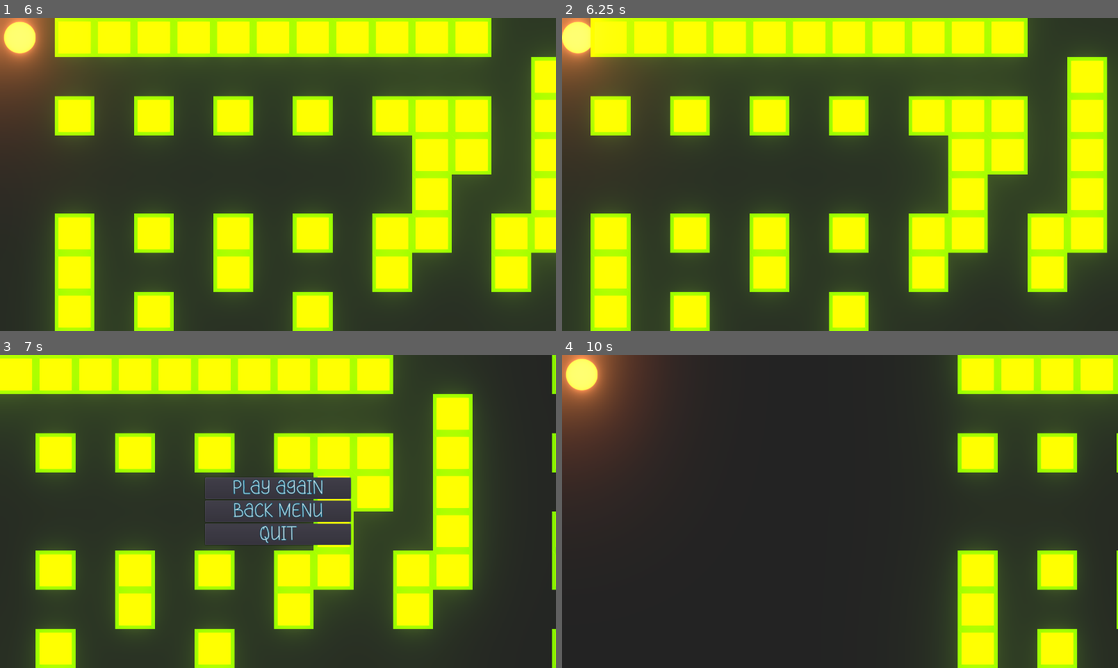
Above: before the commit, frames 1-4 (two rows, left to right).
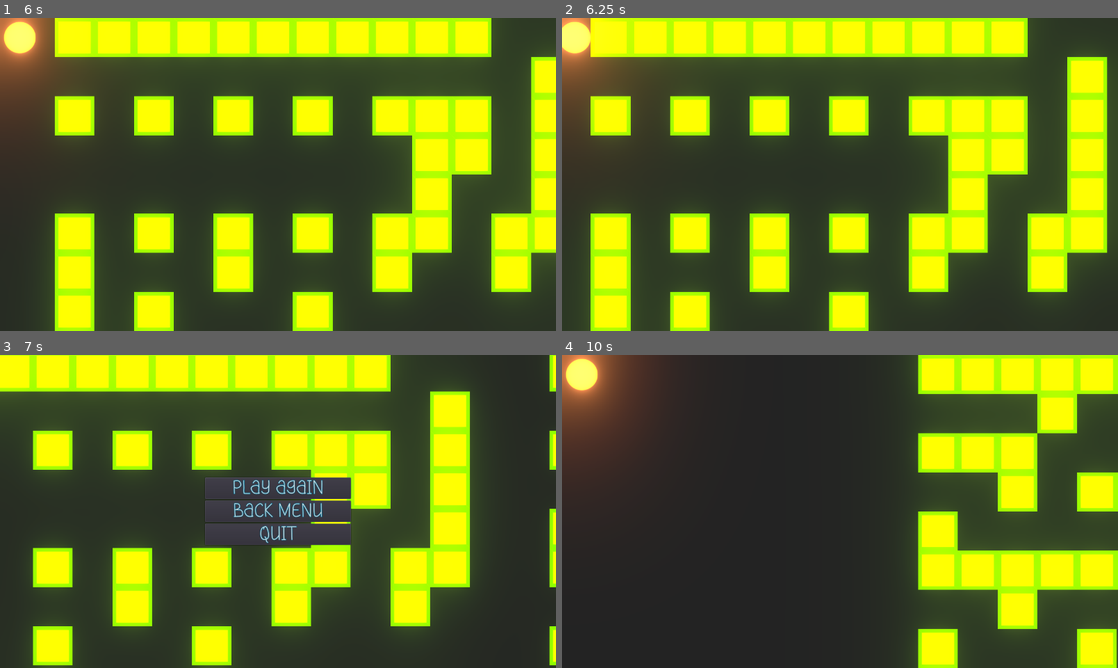
Above: after the commit, the same moments.

Repository: TheIcySpark/Think-Fast
Game: Godot game, scene res://juego/juego.tscn
Same seed, same stepped clock (60 frames per second), same inputs: the game is played once before the commit and once after it.
Inputs:
- Up to frame 1 (6 s): tap Enter at 0.5 s
- Up to frame 2 (6.25 s): no input
- Up to frame 3 (7 s): no input
- Up to frame 4 (10 s): click "Play again" at 7.25 s; tap Space at 8 s

Frame 1 is identical in both runs. In frame 2, 0.1% of the frame differs, in the area x 0-6%, y 0-12%; in frame 3, 13%; in frame 4, 17%, in the area x 63-100%, y 0-100%.

Commit message:
nuevo patron obstaculos

Diff:
--- a/Obstaculos/Pared.tscn
+++ b/Obstaculos/Pared.tscn
@@ -7,7 +7,6 @@
 
 [node name="Pared" type="KinematicBody2D"]
 collision_layer = 2
-collision/safe_margin = 10.0
 __meta__ = {
 "_edit_group_": true
 }
--- /dev/null
+++ b/Obstaculos/patrones/PatronObstaculos3.tscn
@@ -0,0 +1,180 @@
+[gd_scene load_steps=3 format=2]
+
+[ext_resource path="res://Obstaculos/PatronObstaculosBase.tscn" type="PackedScene" id=1]
+[ext_resource path="res://Obstaculos/Pared.tscn" type="PackedScene" id=2]
+
+[node name="PatronObstaculos3" instance=ExtResource( 1 )]
+
+[node name="Pared" parent="Paredes" index="0" instance=ExtResource( 2 )]
+position = Vector2( 48, 48 )
+
+[node name="Pared2" parent="Paredes" index="1" instance=ExtResource( 2 )]
+position = Vector2( 48, 336 )
+
+[node name="Pared4" parent="Paredes" index="2" instance=ExtResource( 2 )]
+position = Vector2( 48, 480 )
+
+[node name="Pared5" parent="Paredes" index="3" instance=ExtResource( 2 )]
+position = Vector2( 48, 624 )
+
+[node name="Pared6" parent="Paredes" index="4" instance=ExtResource( 2 )]
+position = Vector2( 240, 624 )
+
+[node name="Pared7" parent="Paredes" index="5" instance=ExtResource( 2 )]
+position = Vector2( 240, 720 )
+
+[node name="Pared8" parent="Paredes" index="6" instance=ExtResource( 2 )]
+position = Vector2( 240, 480 )
+
+[node name="Pared9" parent="Paredes" index="7" instance=ExtResource( 2 )]
+position = Vector2( 240, 336 )
+
+[node name="Pared10" parent="Paredes" index="8" instance=ExtResource( 2 )]
+position = Vector2( 240, 240 )
+
+[node name="Pared11" parent="Paredes" index="9" instance=ExtResource( 2 )]
+position = Vector2( 432, 144 )
+
+[node name="Pared12" parent="Paredes" index="10" instance=ExtResource( 2 )]
+position = Vector2( 528, 144 )
+
+[node name="Pared13" parent="Paredes" index="11" instance=ExtResource( 2 )]
+position = Vector2( 624, 144 )
+
+[node name="Pared14" parent="Paredes" index="12" instance=ExtResource( 2 )]
+position = Vector2( 720, 144 )
+
+[node name="Pared15" parent="Paredes" index="13" instance=ExtResource( 2 )]
+position = Vector2( 816, 144 )
+
+[node name="Pared16" parent="Paredes" index="14" instance=ExtResource( 2 )]
+position = Vector2( 432, 336 )
+
+[node name="Pared17" parent="Paredes" index="15" instance=ExtResource( 2 )]
+position = Vector2( 432, 240 )
+
+[node name="Pared18" parent="Paredes" index="16" instance=ExtResource( 2 )]
+position = Vector2( 528, 336 )
+
+[node name="Pared19" parent="Paredes" index="17" instance=ExtResource( 2 )]
+position = Vector2( 624, 336 )
+
+[node name="Pared20" parent="Paredes" index="18" instance=ExtResource( 2 )]
+position = Vector2( 720, 336 )
+
+[node name="Pared21" parent="Paredes" index="19" instance=ExtResource( 2 )]
+position = Vector2( 816, 336 )
+
+[node name="Pared22" parent="Paredes" index="20" instance=ExtResource( 2 )]
+position = Vector2( 432, 528 )
+
+[node name="Pared23" parent="Paredes" index="21" instance=ExtResource( 2 )]
+position = Vector2( 528, 528 )
+
+[node name="Pared24" parent="Paredes" index="22" instance=ExtResource( 2 )]
+position = Vector2( 432, 720 )
+
+[node name="Pared25" parent="Paredes" index="23" instance=ExtResource( 2 )]
+position = Vector2( 528, 720 )
+
+[node name="Pared26" parent="Paredes" index="24" instance=ExtResource( 2 )]
+position = Vector2( 624, 720 )
+
+[node name="Pared27" parent="Paredes" index="25" instance=ExtResource( 2 )]
+position = Vector2( 720, 720 )
+
+[node name="Pared28" parent="Paredes" index="26" instance=ExtResource( 2 )]
+position = Vector2( 816, 720 )
+
+[node name="Pared29" parent="Paredes" index="27" instance=ExtResource( 2 )]
+position = Vector2( 912, 720 )
+
+[node name="Pared30" parent="Paredes" index="28" instance=ExtResource( 2 )]
+position = Vector2( 1008, 720 )
+
+[node name="Pared31" parent="Paredes" index="29" instance=ExtResource( 2 )]
+position = Vector2( 1008, 624 )
+
+[node name="Pared32" parent="Paredes" index="30" instance=ExtResource( 2 )]
+position = Vector2( 1008, 528 )
+
+[node name="Pared33" parent="Paredes" index="31" instance=ExtResource( 2 )]
+position = Vector2( 1008, 432 )
+
+[node name="Pared34" parent="Paredes" index="32" instance=ExtResource( 2 )]
+position = Vector2( 912, 528 )
+
+[node name="Pared35" parent="Paredes" index="33" instance=ExtResource( 2 )]
+position = Vector2( 768, 528 )
+
+[node name="Pared37" parent="Paredes" index="34" instance=ExtResource( 2 )]
+position = Vector2( 912, 48 )
+
+[node name="Pared38" parent="Paredes" index="35" instance=ExtResource( 2 )]
+position = Vector2( 1104, 336 )
+
+[node name="Pared39" parent="Paredes" index="36" instance=ExtResource( 2 )]
+position = Vector2( 1200, 240 )
+
+[node name="Pared40" parent="Paredes" index="37" instance=ExtResource( 2 )]
+position = Vector2( 1200, 144 )
+
+[node name="Pared41" parent="Paredes" index="38" instance=ExtResource( 2 )]
+position = Vector2( 1440, 336 )
+
+[node name="Pared55" parent="Paredes" index="39" instance=ExtResource( 2 )]
+position = Vector2( 1536, 432 )
+
+[node name="Pared42" parent="Paredes" index="40" instance=ExtResource( 2 )]
+position = Vector2( 1440, 48 )
+
+[node name="Pared44" parent="Paredes" index="41" instance=ExtResource( 2 )]
+position = Vector2( 1632, 240 )
+
+[node name="Pared45" parent="Paredes" index="42" instance=ExtResource( 2 )]
+position = Vector2( 1728, 336 )
+
+[node name="Pared46" parent="Paredes" index="43" instance=ExtResource( 2 )]
+position = Vector2( 1824, 432 )
+
+[node name="Pared47" parent="Paredes" index="44" instance=ExtResource( 2 )]
+position = Vector2( 1824, 528 )
+
+[node name="Pared48" parent="Paredes" index="45" instance=ExtResource( 2 )]
+position = Vector2( 1728, 624 )
+
+[node name="Pared49" parent="Paredes" index="46" instance=ExtResource( 2 )]
+position = Vector2( 1632, 624 )
+
+[node name="Pared50" parent="Paredes" index="47" instance=ExtResource( 2 )]
+position = Vector2( 1344, 336 )
+
+[node name="Pared51" parent="Paredes" index="48" instance=ExtResource( 2 )]
+position = Vector2( 1728, 768 )
+
+[node name="Pared52" parent="Paredes" index="49" instance=ExtResource( 2 )]
+position = Vector2( 1440, 624 )
+
+[node name="Pared53" parent="Paredes" index="50" instance=ExtResource( 2 )]
+position = Vector2( 1344, 528 )
+
+[node name="Pared56" parent="Paredes" index="51" instance=ExtResource( 2 )]
+position = Vector2( 1248, 528 )
+
+[node name="Pared57" parent="Paredes" index="52" instance=ExtResource( 2 )]
+position = Vector2( 1344, 624 )
+
+[node name="Pared54" parent="Paredes" index="53" instance=ExtResource( 2 )]
+position = Vector2( 1296, 240 )
+
+[node name="Pared43" parent="Paredes" index="54" instance=ExtResource( 2 )]
+position = Vector2( 1536, 144 )
+
+[node name="Pared36" parent="Paredes" index="55" instance=ExtResource( 2 )]
+position = Vector2( 624, 528 )
+
+[node name="Pared3" parent="Paredes" index="56" instance=ExtResource( 2 )]
+position = Vector2( 48, 192 )
+
+[node name="posicionSiguiente" parent="." index="1"]
+position = Vector2( 2016, 0 )
--- a/camara/Camara.tscn
+++ b/camara/Camara.tscn
@@ -1,7 +1,26 @@
-[gd_scene format=2]
+[gd_scene load_steps=2 format=2]
+
+[sub_resource type="Animation" id=1]
+resource_name = "sacudirCamara"
+length = 0.5
+tracks/0/type = "value"
+tracks/0/path = NodePath(".:offset")
+tracks/0/interp = 1
+tracks/0/loop_wrap = true
+tracks/0/imported = false
+tracks/0/enabled = true
+tracks/0/keys = {
+"times": PoolRealArray( 0, 0.1, 0.2, 0.3, 0.4, 0.5 ),
+"transitions": PoolRealArray( 1, 1, 1, 1, 1, 1 ),
+"update": 0,
+"values": [ Vector2( 0, 0 ), Vector2( 10, 10 ), Vector2( 0, 10 ), Vector2( 10, 0 ), Vector2( 5, 5 ), Vector2( 0, 0 ) ]
+}
 
 [node name="Camara" type="Camera2D"]
 pause_mode = 2
 anchor_mode = 0
 current = true
 zoom = Vector2( 1.05, 1.066 )
+
+[node name="Animacion" type="AnimationPlayer" parent="."]
+anims/sacudirCamara = SubResource( 1 )
--- a/generadorObstaculos/GeneradorObstaculos.tscn
+++ b/generadorObstaculos/GeneradorObstaculos.tscn
@@ -1,11 +1,13 @@
-[gd_scene load_steps=4 format=2]
+[gd_scene load_steps=5 format=2]
 
 [ext_resource path="res://generadorObstaculos/generadorObstaculos.gd" type="Script" id=1]
 [ext_resource path="res://Obstaculos/patrones/PatronObstaculos1.tscn" type="PackedScene" id=2]
 [ext_resource path="res://Obstaculos/patrones/patronObstaculos2.tscn" type="PackedScene" id=3]
+[ext_resource path="res://Obstaculos/patrones/PatronObstaculos3.tscn" type="PackedScene" id=4]
 
 [node name="GeneradorObstaculos" type="Node"]
 script = ExtResource( 1 )
 patron1 = ExtResource( 2 )
 patron2 = ExtResource( 3 )
+patron3 = ExtResource( 4 )
 velocidad = 250
--- a/generadorObstaculos/generadorObstaculos.gd
+++ b/generadorObstaculos/generadorObstaculos.gd
@@ -1,6 +1,7 @@
 extends Node
 export var patron1: PackedScene
 export var patron2: PackedScene
+export var patron3: PackedScene
 export var velocidad: int
 
 var patrones: Array
@@ -49,3 +50,5 @@
 	add_child(patrones.back())
 	patrones.append(patron2.instance())
 	add_child(patrones.back())
+	patrones.append(patron3.instance())
+	add_child(patrones.back())
--- a/juego/JuegoBase.gd
+++ b/juego/JuegoBase.gd
@@ -4,4 +4,5 @@
 
 func _on_Visibilidad_screen_exited() -> void:
 	$Jugador/GameOver/UI.visible = true
+	$Camara/Animacion.play("sacudirCamara")
 	get_tree().paused = true
--- a/juego/JuegoBase.tscn
+++ b/juego/JuegoBase.tscn
@@ -1,11 +1,16 @@
-[gd_scene load_steps=7 format=2]
+[gd_scene load_steps=8 format=2]
 
 [ext_resource path="res://jugador/Jugador.tscn" type="PackedScene" id=1]
 [ext_resource path="res://generadorObstaculos/GeneradorObstaculos.tscn" type="PackedScene" id=2]
-[ext_resource path="res://Obstaculos/Pared.tscn" type="PackedScene" id=3]
 [ext_resource path="res://camara/Camara.tscn" type="PackedScene" id=4]
 [ext_resource path="res://recursosInternos/Environment/Environment.tres" type="Environment" id=5]
 [ext_resource path="res://juego/JuegoBase.gd" type="Script" id=6]
+
+[sub_resource type="RectangleShape2D" id=1]
+extents = Vector2( 672, 18 )
+
+[sub_resource type="RectangleShape2D" id=2]
+extents = Vector2( 9, 384 )
 
 [node name="JuegoBase" type="Node2D"]
 script = ExtResource( 6 )
@@ -19,150 +24,29 @@
 
 [node name="Bordes" type="Node2D" parent="."]
 
-[node name="Pared" parent="Bordes" instance=ExtResource( 3 )]
-position = Vector2( 48, -48 )
-collision/safe_margin = 0.8
+[node name="Arriba" type="KinematicBody2D" parent="Bordes"]
 
-[node name="Pared2" parent="Bordes" instance=ExtResource( 3 )]
-position = Vector2( 144, -48 )
+[node name="Colision" type="CollisionShape2D" parent="Bordes/Arriba"]
+position = Vector2( 674, -19 )
+shape = SubResource( 1 )
 
-[node name="Pared3" parent="Bordes" instance=ExtResource( 3 )]
-position = Vector2( 240, -48 )
+[node name="Abajo" type="KinematicBody2D" parent="Bordes"]
 
-[node name="Pared4" parent="Bordes" instance=ExtResource( 3 )]
-position = Vector2( 336, -48 )
+[node name="Colision" type="CollisionShape2D" parent="Bordes/Abajo"]
+position = Vector2( 674, 786 )
+shape = SubResource( 1 )
 
-[node name="Pared5" parent="Bordes" instance=ExtResource( 3 )]
-position = Vector2( 432, -48 )
+[node name="Izquierda" type="KinematicBody2D" parent="Bordes"]
 
-[node name="Pared6" parent="Bordes" instance=ExtResource( 3 )]
-position = Vector2( 528, -48 )
+[node name="Colision" type="CollisionShape2D" parent="Bordes/Izquierda"]
+position = Vector2( -10, 385 )
+shape = SubResource( 2 )
 
-[node name="Pared7" parent="Bordes" instance=ExtResource( 3 )]
-position = Vector2( 624, -48 )
+[node name="Derecha" type="KinematicBody2D" parent="Bordes"]
 
-[node name="Pared8" parent="Bordes" instance=ExtResource( 3 )]
-position = Vector2( 720, -48 )
-
-[node name="Pared9" parent="Bordes" instance=ExtResource( 3 )]
-position = Vector2( 816, -48 )
-
-[node name="Pared10" parent="Bordes" instance=ExtResource( 3 )]
-position = Vector2( 912, -48 )
-
-[node name="Pared11" parent="Bordes" instance=ExtResource( 3 )]
-position = Vector2( 1008, -48 )
-
-[node name="Pared12" parent="Bordes" instance=ExtResource( 3 )]
-position = Vector2( 1104, -48 )
-
-[node name="Pared13" parent="Bordes" instance=ExtResource( 3 )]
-position = Vector2( -48, 48 )
-
-[node name="Pared14" parent="Bordes" instance=ExtResource( 3 )]
-position = Vector2( -48, 144 )
-
-[node name="Pared15" parent="Bordes" instance=ExtResource( 3 )]
-position = Vector2( -48, 240 )
-
-[node name="Pared16" parent="Bordes" instance=ExtResource( 3 )]
-position = Vector2( -48, 336 )
-
-[node name="Pared17" parent="Bordes" instance=ExtResource( 3 )]
-position = Vector2( -48, 432 )
-
-[node name="Pared18" parent="Bordes" instance=ExtResource( 3 )]
-position = Vector2( -48, 528 )
-
-[node name="Pared19" parent="Bordes" instance=ExtResource( 3 )]
-position = Vector2( -48, 624 )
-
-[node name="Pared20" parent="Bordes" instance=ExtResource( 3 )]
-position = Vector2( -48, 720 )
-
-[node name="Pared21" parent="Bordes" instance=ExtResource( 3 )]
-position = Vector2( -48, 816 )
-
-[node name="Pared22" parent="Bordes" instance=ExtResource( 3 )]
-position = Vector2( 48, 816 )
-
-[node name="Pared23" parent="Bordes" instance=ExtResource( 3 )]
-position = Vector2( 144, 816 )
-
-[node name="Pared24" parent="Bordes" instance=ExtResource( 3 )]
-position = Vector2( 240, 816 )
-
-[node name="Pared25" parent="Bordes" instance=ExtResource( 3 )]
-position = Vector2( 336, 816 )
-
-[node name="Pared26" parent="Bordes" instance=ExtResource( 3 )]
-position = Vector2( 432, 816 )
-
-[node name="Pared27" parent="Bordes" instance=ExtResource( 3 )]
-position = Vector2( 528, 816 )
-
-[node name="Pared28" parent="Bordes" instance=ExtResource( 3 )]
-position = Vector2( 624, 816 )
-
-[node name="Pared29" parent="Bordes" instance=ExtResource( 3 )]
-position = Vector2( 720, 816 )
-
-[node name="Pared30" parent="Bordes" instance=ExtResource( 3 )]
-position = Vector2( 816, 816 )
-
-[node name="Pared31" parent="Bordes" instance=ExtResource( 3 )]
-position = Vector2( 912, 816 )
-
-[node name="Pared32" parent="Bordes" instance=ExtResource( 3 )]
-position = Vector2( 1008, 816 )
-
-[node name="Pared33" parent="Bordes" instance=ExtResource( 3 )]
-position = Vector2( 1104, 816 )
-
-[node name="Pared34" parent="Bordes" instance=ExtResource( 3 )]
-position = Vector2( 1200, 816 )
-
-[node name="Pared35" parent="Bordes" instance=ExtResource( 3 )]
-position = Vector2( 1296, 816 )
-
-[node name="Pared36" parent="Bordes" instance=ExtResource( 3 )]
-position = Vector2( 1392, 816 )
-
-[node name="Pared37" parent="Bordes" instance=ExtResource( 3 )]
-position = Vector2( 1392, 720 )
-
-[node name="Pared38" parent="Bordes" instance=ExtResource( 3 )]
-position = Vector2( 1392, 624 )
-
-[node name="Pared39" parent="Bordes" instance=ExtResource( 3 )]
-position = Vector2( 1392, 528 )
-
-[node name="Pared41" parent="Bordes" instance=ExtResource( 3 )]
-position = Vector2( 1392, 432 )
-
-[node name="Pared42" parent="Bordes" instance=ExtResource( 3 )]
-position = Vector2( 1392, 336 )
-
-[node name="Pared43" parent="Bordes" instance=ExtResource( 3 )]
-position = Vector2( 1392, 240 )
-
-[node name="Pared44" parent="Bordes" instance=ExtResource( 3 )]
-position = Vector2( 1392, 144 )
-
-[node name="Pared45" parent="Bordes" instance=ExtResource( 3 )]
-position = Vector2( 1392, 48 )
-
-[node name="Pared46" parent="Bordes" instance=ExtResource( 3 )]
-position = Vector2( 1392, -48 )
-
-[node name="Pared47" parent="Bordes" instance=ExtResource( 3 )]
-position = Vector2( 1296, -48 )
-
-[node name="Pared48" parent="Bordes" instance=ExtResource( 3 )]
-position = Vector2( 1200, -48 )
-
-[node name="Pared40" parent="Bordes" instance=ExtResource( 3 )]
-position = Vector2( -48, -48 )
+[node name="Colision" type="CollisionShape2D" parent="Bordes/Derecha"]
+position = Vector2( 1355, 389 )
+shape = SubResource( 2 )
 
 [node name="WorldEnvironment" type="WorldEnvironment" parent="."]
 environment = ExtResource( 5 )
--- a/jugador/Jugador.tscn
+++ b/jugador/Jugador.tscn
@@ -5,8 +5,8 @@
 [ext_resource path="res://gameOver/GameOver.tscn" type="PackedScene" id=3]
 
 [sub_resource type="PhysicsMaterial" id=1]
-friction = 0.0
-bounce = 0.1
+friction = 0.75
+bounce = 1.0
 
 [sub_resource type="CircleShape2D" id=2]
 radius = 39.0128
@@ -17,7 +17,6 @@
 [node name="Jugador" type="RigidBody2D"]
 collision_mask = 2
 mode = 2
-mass = 0.01
 physics_material_override = SubResource( 1 )
 gravity_scale = 0.0
 script = ExtResource( 2 )
@@ -27,7 +26,6 @@
 velocidad = 650.0
 
 [node name="Colision" type="CollisionShape2D" parent="."]
-visible = false
 shape = SubResource( 2 )
 
 [node name="Sprite" type="Sprite" parent="."]
